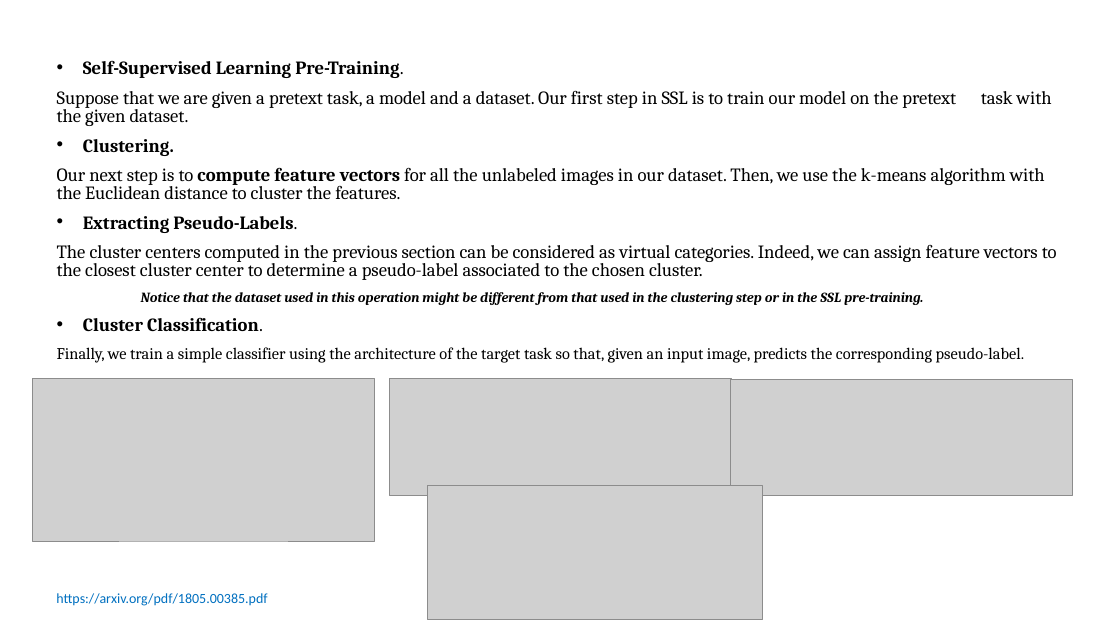
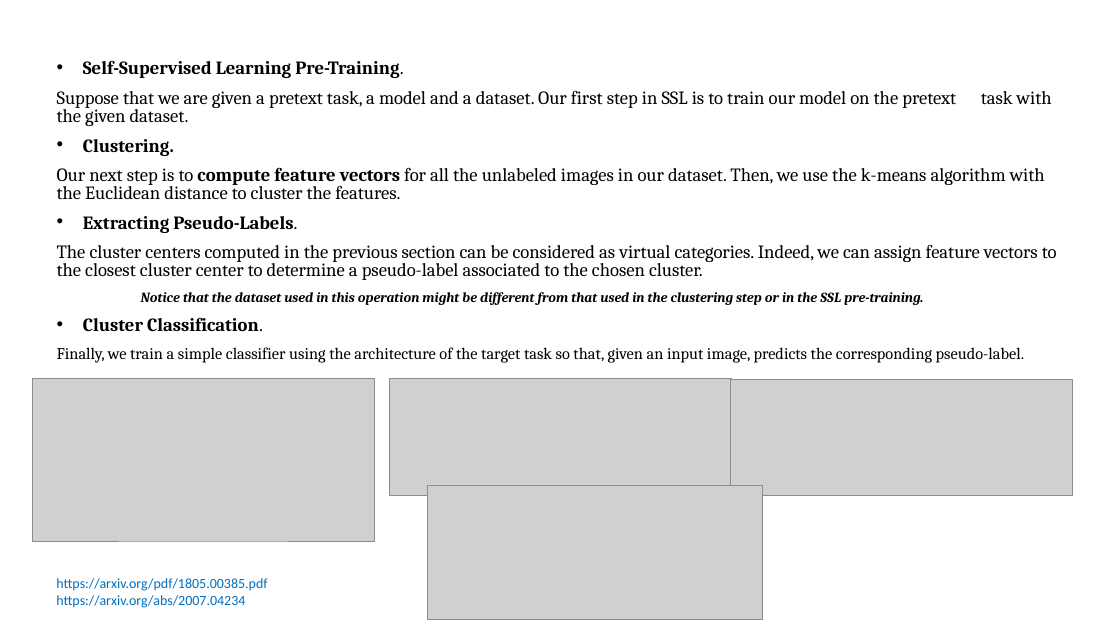
Before and after one commit to VarunBohara/Mini-Project-Documents, a slide deck: slide 5 of SSL1.pptx. Drawn at 1120x630 pixels with LibreOffice and Linux fonts; fonts in the diff are those of the drawing; grey boxes stand for pictures. Boxes give left, top, right and bottom in pixels: in the first picture for what was removed or moved away, otherwise in the second. Text is boxed around its words. In the diff, an @@ line names an element or a change of style, - is before the commit and + after.

```diff
--- a/SSL1.pptx
+++ b/SSL1.pptx
@@ text "https://arxiv.org/pdf/1805.00385.pdf": place and size @@
-text "https://arxiv.org/pdf/1805.00385.pdf" at (56,593,267,606)
+text "https://arxiv.org/pdf/1805.00385.pdf" at (56,578,267,608)
@@ text at (56,595,245,608): paragraph added @@
+https://arxiv.org/abs/2007.04234
```
